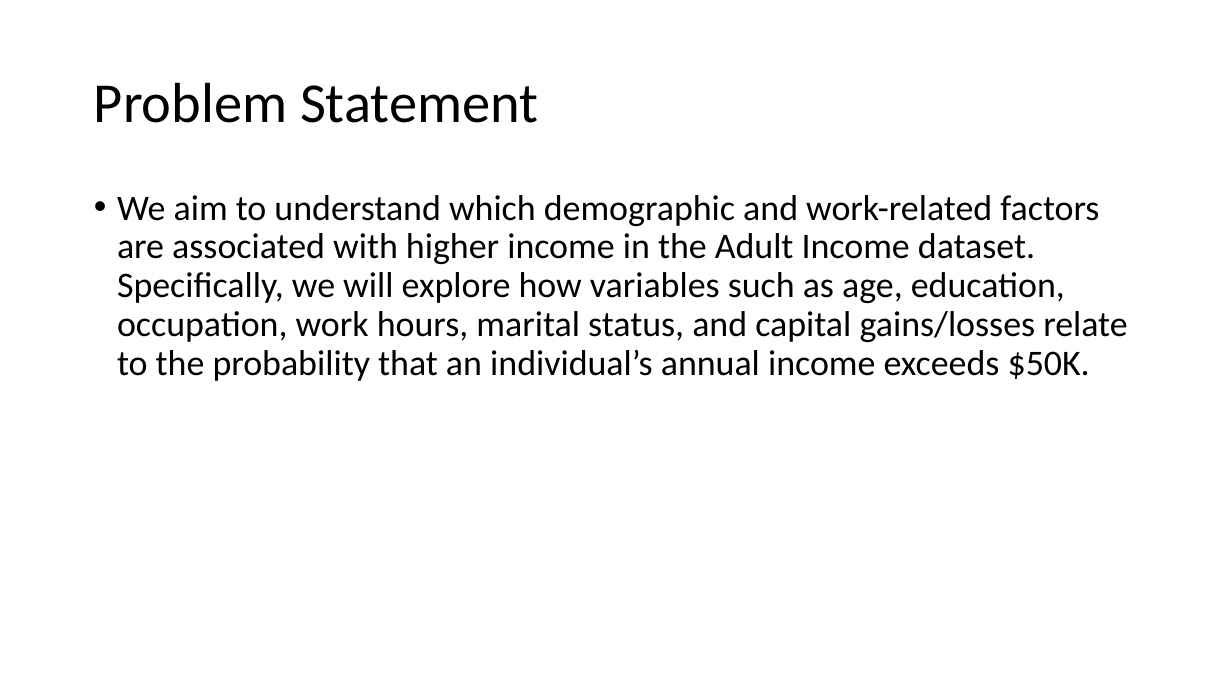
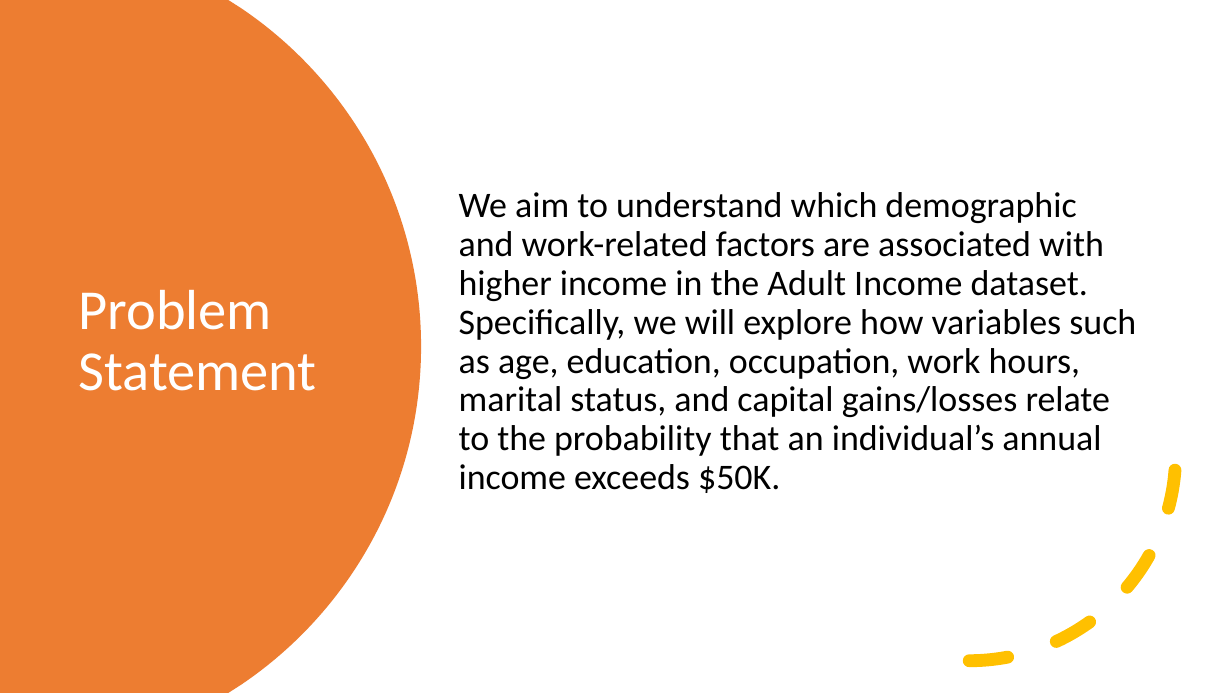
Before and after one commit to jpadwor1/ANA500, a slide deck: slide 2 of ANA500_Micro-Project_1.pptx. Drawn at 1232x693 pixels with LibreOffice and Linux fonts; fonts in the diff are those of the drawing. Boxes give left, top, right and bottom in pixels: in the first picture for what was removed or moved away, otherwise in the second. Text is boxed around its words. In the diff, an @@ line names an element or a change of style, - is before the commit and + after.

```diff
--- a/ANA500_Micro-Project_1.pptx
+++ b/ANA500_Micro-Project_1.pptx
@@ freeform shape added at (0, 0, 421, 693), fill #ED7D31 @@
@@ text "We aim to understand which ...": place and size @@
-text "We aim to understand which ..." at (117, 195, 1127, 381)
+text "We aim to understand which ..." at (459, 192, 1136, 493)
@@ text "We aim to understand which ..." at (459, 192, 1136, 493): bullet • to none; vertical alignment top to middle @@
@@ title "Problem Statement": place and size @@
-title "Problem Statement" at (94, 82, 538, 123)
+title "Problem Statement" at (79, 289, 317, 391)
@@ title "Problem Statement" at (79, 289, 317, 391): text colour #000000 to #FFFFFF @@
@@ arc (boxed as its full ellipse) added at (763, 249, 1177, 662), outline #FFC000 10 pt dashed @@
```
Also in this commit, not shown: 4 other slides changed, 4 slides added, 2 slides removed, 4 other files.
